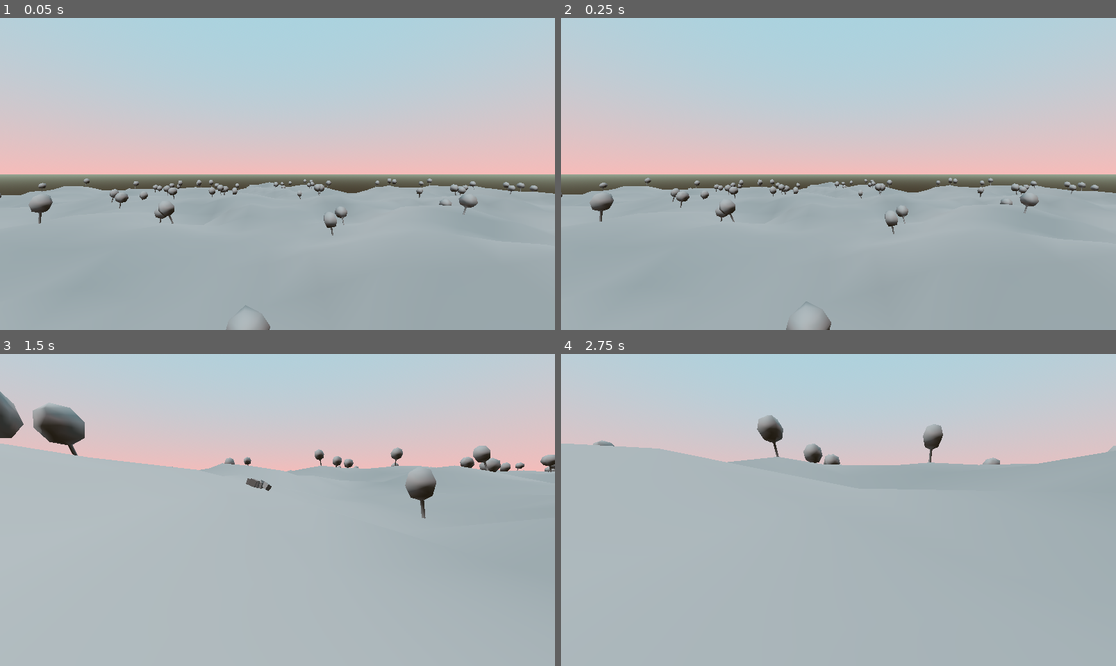
Above: before the commit, frames 1-4 (two rows, left to right).
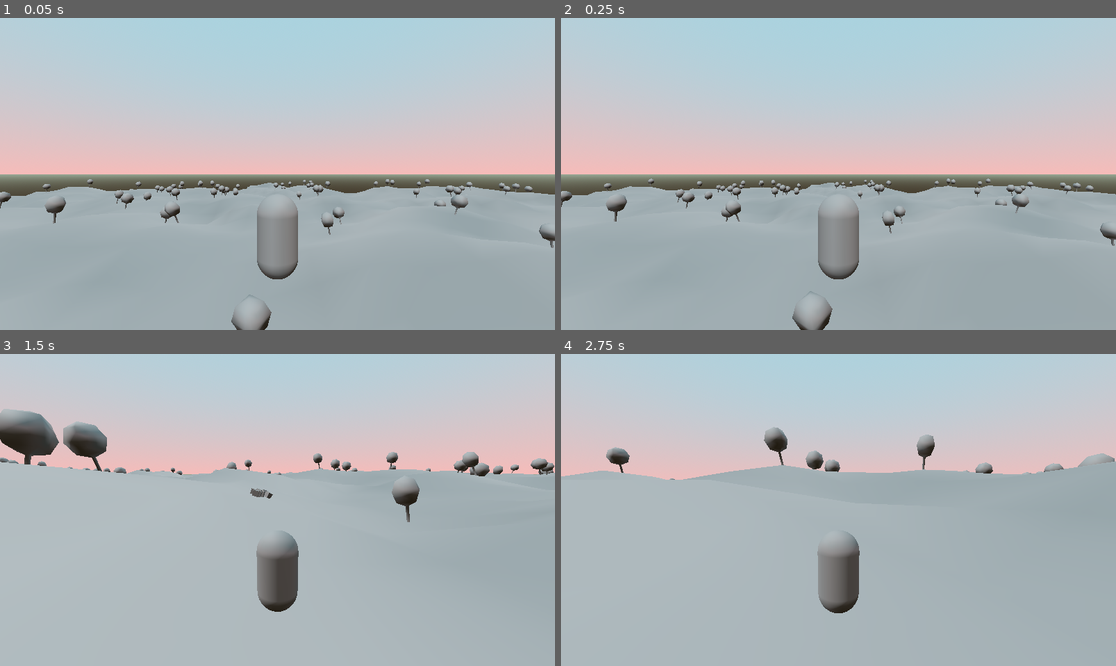
Above: after the commit, the same moments.

Repository: mncc8337/votan
Game: Godot game, scene res://scenes/world.tscn
The game is run twice, just before and just after one commit, with the same random seed, the same clock (stepped at 60 frames per second) and the same inputs.
Inputs (mouse positions are in pixels of both pictures, inside the frame that each line leads up to):
- Up to frame 1 (0.05 s): no input
- Up to frame 2 (0.25 s): no input
- Up to frame 3 (1.5 s): move the mouse to (399, 494) at 0.52 s; press the mouse at (399, 494) at 0.53 s; hold D (right) 0.53-1.28 s; tap Space (jump) at 0.77 s; move the mouse to (249, 510) at 1.27 s; release the mouse at (249, 510) at 1.28 s; hold W (forward) from 1.28 s (still down); click (249, 510) at 1.35 s
- Up to frame 4 (2.75 s): keep holding W (forward); tap Space (jump) at 1.52 s; move the mouse to (849, 503) at 2.02 s; press the mouse at (849, 503) at 2.03 s

The runs differ from the first frame. In frame 1, 3.6% of the frame differs, in the area x 0-100%, y 51-100%; in frame 2, 3.7%; in frame 3, 7.4%, in the area x 0-100%, y 12-83%; in frame 4, 6.7%.
Error before the commit: Invalid access to property or key 'update_mesh' on a base object of type 'Nil'. (res://scenes/chunk_controller.gd:65)

Commit message:
3rd view

Diff:
--- a/objects/character.gd
+++ b/objects/character.gd
@@ -5,13 +5,14 @@
 @export var gravity = -20.5
 
 @export var camera_sensitivity: float = 0.005
-@onready var camera = $Camera
 
 func _unhandled_input(event):
 	if Input.mouse_mode == Input.MOUSE_MODE_CAPTURED and event is InputEventMouseMotion:
-		rotation.y += -event.relative.x * camera_sensitivity
-		camera.rotation.x += -event.relative.y * camera_sensitivity
-		camera.rotation.x = clamp(camera.rotation.x, -PI/2, PI/2)
+		var deltay = -event.relative.x * camera_sensitivity
+		%CameraPivot.rotation.y += deltay
+		%CameraPlaneDirection.rotation.y = %CameraPivot.rotation.y
+		%CameraPivot.rotation.x += -event.relative.y * camera_sensitivity
+		%CameraPivot.rotation.x = clamp(%CameraPivot.rotation.x, -PI/2, PI/2)
 
 func _input(event):
 	if event.is_action_pressed("left_click"):
@@ -31,7 +32,10 @@
 
 	var dir_z = Input.get_axis("backward", "forward")
 	var dir_x = Input.get_axis("right", "left")
-	velocity += -transform.basis.z * dir_z * speed
-	velocity += -transform.basis.x * dir_x * speed
+	velocity += -%CameraPlaneDirection.global_basis.z * dir_z * speed
+	velocity += -%CameraPlaneDirection.global_basis.x * dir_x * speed
+
+	if velocity != Vector3.ZERO:
+		%Mesh.rotation.y = lerp(%Mesh.rotation.y, %CameraPlaneDirection.rotation.y, 0.1)
 
 	move_and_slide()
--- a/objects/character.tscn
+++ b/objects/character.tscn
@@ -16,6 +16,7 @@
 script = ExtResource("1_cxq7b")
 
 [node name="Mesh" type="MeshInstance3D" parent="."]
+unique_name_in_owner = true
 mesh = SubResource("CapsuleMesh_ybr1q")
 
 [node name="Eye" type="MeshInstance3D" parent="Mesh"]
@@ -26,5 +27,12 @@
 [node name="Collision" type="CollisionShape3D" parent="."]
 shape = SubResource("CapsuleShape3D_cxq7b")
 
-[node name="Camera" type="Camera3D" parent="."]
-transform = Transform3D(1, 0, 0, 0, 1, 0, 0, 0, 1, 0, 0.349, -0.136)
+[node name="CameraPivot" type="Marker3D" parent="."]
+unique_name_in_owner = true
+transform = Transform3D(1, 0, 0, 0, 1, 0, 0, 0, 1, 0, 0.34997416, 0)
+
+[node name="Camera" type="Camera3D" parent="CameraPivot"]
+transform = Transform3D(1, 0, 0, 0, 1, 0, 0, 0, 1, 0, 1.134958, 4.9066215)
+
+[node name="CameraPlaneDirection" type="Marker3D" parent="."]
+unique_name_in_owner = true
